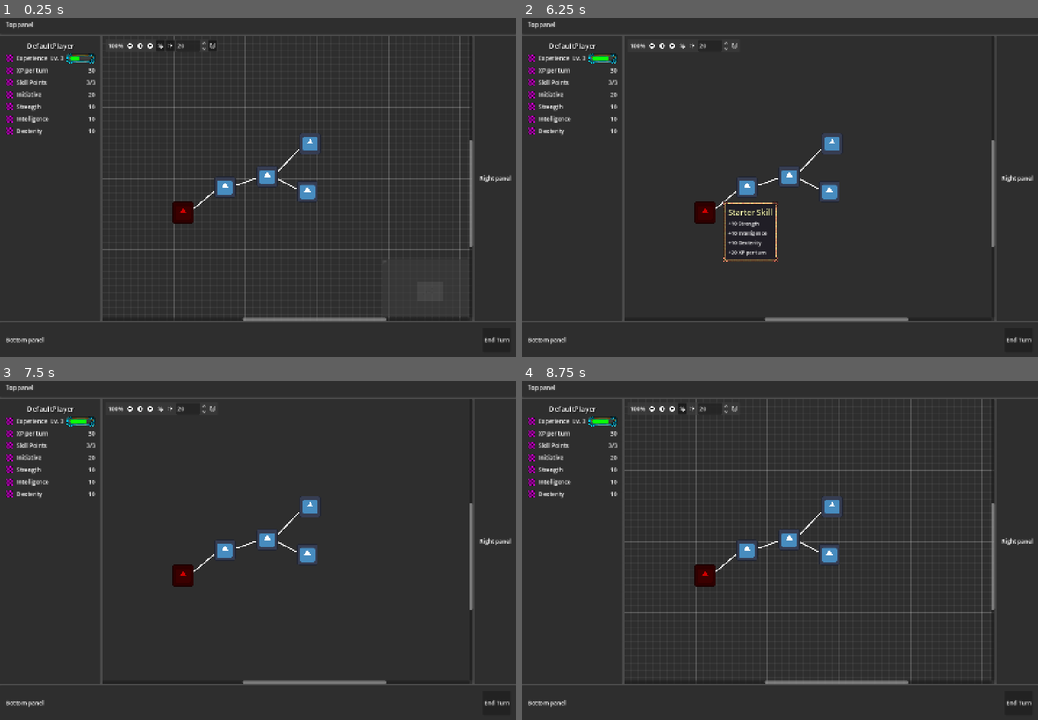
Above: before the commit, frames 1-4 (two rows, left to right).
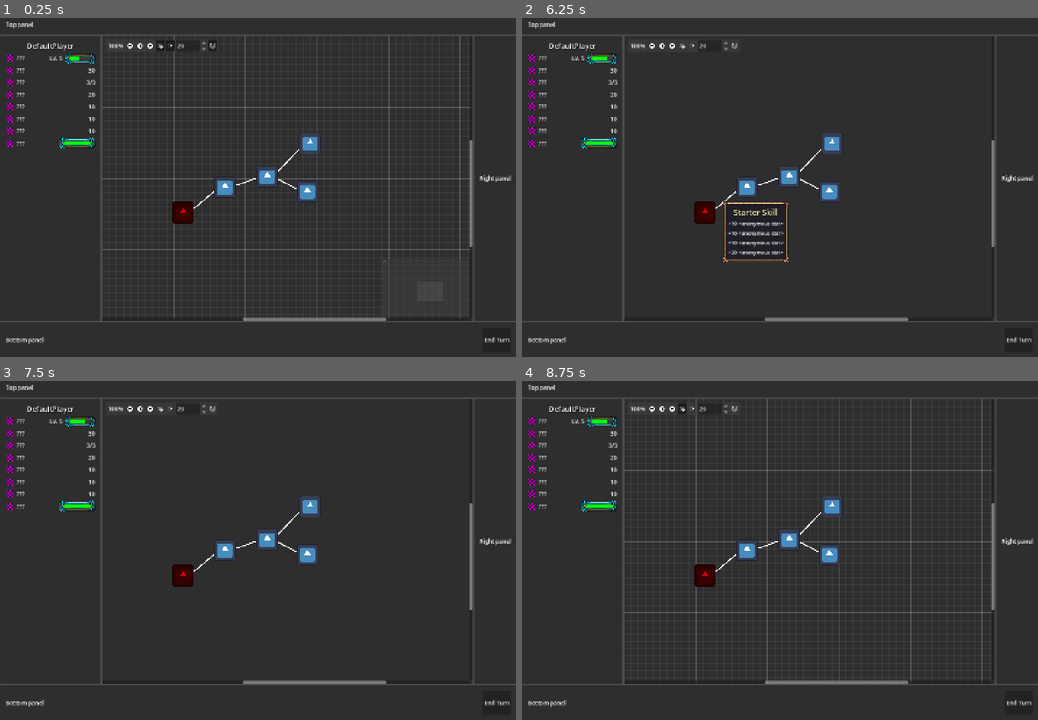
Above: after the commit, the same moments.

Repository: Koaieus/skill-tree-of-life
Game: Godot game, scene res://main.tscn
The game is run twice, just before and just after one commit, with the same random seed, the same clock (stepped at 60 frames per second) and the same inputs. The engine's default icon, where the game draws it, is replaced by a stand-in: a white triangle on a blue panel in a dark square.
Inputs (mouse positions are in pixels of both pictures, inside the frame that each line leads up to):
- Up to frame 1 (0.25 s): no input
- Up to frame 2 (6.25 s): click (702, 211) at 0.52 s; click (651, 45) at 1.25 s; click (671, 45) at 2 s; click (681, 45) at 2.75 s; click (692, 45) at 3.5 s; click (733, 45) at 4.25 s; click "End Turn" at 5 s; click (702, 211) at 5.77 s
- Up to frame 3 (7.5 s): click (129, 408) at 6.5 s; click (149, 408) at 7.25 s
- Up to frame 4 (8.75 s): click (681, 408) at 8 s

The runs differ from the first frame. In frame 1, 0.7% of the frame differs, in the area x 1-19%, y 10-39%; in frame 2, 1.2%, in the area x 1-52%, y 10-72%; in frame 3, 0.7%; in frame 4, 0.7%.

Commit message:
Added DeferOnce autoload, health pool stat etc

Diff:
--- a/game.tscn
+++ b/autoload/game.tscn
@@ -1,6 +1,6 @@
 [gd_scene load_steps=2 format=3 uid="uid://by4rv2dgkjkev"]
 
-[ext_resource type="Script" uid="uid://bvytjccoxn05h" path="res://game.gd" id="1_80nbo"]
+[ext_resource type="Script" uid="uid://bvytjccoxn05h" path="res://autoload/game.gd" id="1_80nbo"]
 
 [node name="Game" type="Node"]
 script = ExtResource("1_80nbo")
--- a/stat_system/metadata/stat_metadata_repository.gd
+++ b/autoload/stat_metadata_repository.gd
@@ -1,7 +1,7 @@
 @tool
 extends Node
 
-var FALLBACK_METADATA: StatMetaData = preload('res://stat_system/fallback_metadata.tres')
+var FALLBACK_METADATA: StatMetaData = preload('res://stat_system/metadata/fallback_metadata.tres')
 
 @export var repository: Dictionary[GDScript, StatMetaData] = {}
 
@@ -13,8 +13,6 @@
 
 @export_tool_button('Populate keys') var button = populate_repository_keys
 
-func _ready() -> void:
-	print('StatMetaDataRepository READY: %s entries' % [len(repository)])
 
 func get_by_key(key: GDScript) -> StatMetaData:
 	if not key:
--- /dev/null
+++ b/autoload/stat_metadata_repository.tscn
@@ -0,0 +1,6 @@
+[gd_scene load_steps=2 format=3 uid="uid://b0i5wlc44yt47"]
+
+[ext_resource type="Script" uid="uid://bt440sdyvbrvg" path="res://autoload/stat_metadata_repository.gd" id="1_bcx1n"]
+
+[node name="StatMetadataRepository" type="Node"]
+script = ExtResource("1_bcx1n")
--- a/graph/turn_manager.gd
+++ b/autoload/turn_manager.gd
@@ -29,7 +29,7 @@
 func _get_ready_entities() -> Array[TreeEntity]:
 	var ready: Array[TreeEntity] = []
 	for entity: TreeEntity in _get_all_active_entities():
-		if entity._stats._stats.initiative.progress >= 100:
+		if entity.stats.initiative.progress >= 100:
 			ready.append(entity)
 	return ready
 
--- a/graph/turn_manager.tscn
+++ b/autoload/turn_manager.tscn
@@ -1,6 +1,6 @@
 [gd_scene load_steps=2 format=3 uid="uid://blggy3l3728dn"]
 
-[ext_resource type="Script" uid="uid://b3k0fie808t5c" path="res://graph/turn_manager.gd" id="1_k4nb4"]
+[ext_resource type="Script" uid="uid://b3k0fie808t5c" path="res://autoload/turn_manager.gd" id="1_k4nb4"]
 
 [node name="TurnManager" type="Node"]
 script = ExtResource("1_k4nb4")
--- a/entity_stats.tres
+++ b/entity_stats.tres
@@ -34,7 +34,7 @@
 script = ExtResource("4_rbymh")
 max = SubResource("Resource_ivps1")
 min = SubResource("Resource_urp6f")
-default_value = 123
+default_value = 0
 level = 1
 metadata/_custom_type_script = "uid://csk0gjg3lplwk"
 
--- a/graph/tree_graph.tscn
+++ b/graph/tree_graph.tscn
@@ -2,7 +2,7 @@
 
 [ext_resource type="Script" uid="uid://dnl6no1h6mn5p" path="res://graph/tree_graph.gd" id="1_0sg4w"]
 [ext_resource type="PackedScene" uid="uid://bgj1th7lida6y" path="res://graph/navigator.tscn" id="2_kkew0"]
-[ext_resource type="PackedScene" uid="uid://blggy3l3728dn" path="res://graph/turn_manager.tscn" id="3_skosc"]
+[ext_resource type="PackedScene" uid="uid://blggy3l3728dn" path="res://autoload/turn_manager.tscn" id="3_skosc"]
 
 [node name="TreeGraph" type="GraphEdit"]
 anchors_preset = 15
--- a/gui/stats_panel/row/stat_row.gd
+++ b/gui/stats_panel/row/stat_row.gd
@@ -23,7 +23,7 @@
 func _get_display_value_from_stat() -> String:
 	return stat.display_value()
 
-func compute() -> void:
+func _compute() -> void:
 	if not stat:
 		return
 	value_display = _get_display_value_from_stat()
--- a/gui/stats_panel/row/stat_row_bar.gd
+++ b/gui/stats_panel/row/stat_row_bar.gd
@@ -4,9 +4,7 @@
 @onready var label_value: Label = $LabelValue
 @onready var progress_bar: DecoratedProgressBar = %ProgressBar
 
-func compute() -> void:
-	if not is_node_ready():
-		return
+func _compute() -> void:
 	if "level" in stat:
 		label_value.text = "Lv. %s" % stat.level
 	else:
--- a/gui/stats_panel/row/stat_row_base.gd
+++ b/gui/stats_panel/row/stat_row_base.gd
@@ -58,12 +58,15 @@
 
 ## Update this row according to current stat properties
 func compute() -> void:
+	DeferOnce.defer_once(_compute)
+
+func _compute() -> void:
 	pass
 
 # Called when the node enters the scene tree for the first time.
 func _ready() -> void:
 	initialize_binding()
-	#Game.game_ready.connect(func(): Game.turn_manager.ticked.connect(compute))
+	compute()
 
 # Called every frame. 'delta' is the elapsed time since the previous frame.
 func _process(delta: float) -> void:
--- a/gui/stats_panel/stats_panel.gd
+++ b/gui/stats_panel/stats_panel.gd
@@ -35,7 +35,7 @@
 	if not player._stats:
 		return
 	var stat_manager: StatsManager = player._stats
-	for stat in stat_manager.stats.get_stats():
+	for stat in stat_manager.stats.get_stats(true):
 		#print('Generating row for %s...' % stat.name)
 		var row := stat._generate_row(stat_manager)
 		%StatsList.add_child(row)
--- a/player.tscn
+++ b/player.tscn
@@ -9,6 +9,7 @@
 [ext_resource type="Script" uid="uid://l4jhxvsxrrvy" path="res://stat_system/computed/int_stat.gd" id="6_ivps1"]
 [ext_resource type="Script" uid="uid://csk0gjg3lplwk" path="res://stats/list/exp_stat.gd" id="6_nvl01"]
 [ext_resource type="Script" uid="uid://b2ju8klaorw55" path="res://stats/list/exp_gain_stat.gd" id="6_urp6f"]
+[ext_resource type="Script" uid="uid://c6qg1flohao7i" path="res://stats/list/health_pool_stat.gd" id="7_bwjto"]
 [ext_resource type="Script" uid="uid://cyj1ab3s8eihp" path="res://stat_system/computed/bool_stat.gd" id="7_n7ghd"]
 [ext_resource type="Script" uid="uid://0ot8vtmgh6iq" path="res://stats/list/skill_point_pool_stat.gd" id="7_urp6f"]
 [ext_resource type="Script" uid="uid://cehpx155ql87x" path="res://stats/list/str_stat.gd" id="8_bwjto"]
@@ -38,7 +39,7 @@
 max = SubResource("Resource_ivps1")
 min = SubResource("Resource_urp6f")
 default_value = 200
-level = -1
+level = 1
 metadata/_custom_type_script = "uid://csk0gjg3lplwk"
 
 [sub_resource type="Resource" id="Resource_u1c27"]
@@ -47,6 +48,28 @@
 current_value = 10
 stat_modifiers = Array[ExtResource("4_b26j0")]([])
 metadata/_custom_type_script = "uid://b2ju8klaorw55"
+
+[sub_resource type="Resource" id="Resource_cyjpu"]
+script = ExtResource("6_ivps1")
+default_value = 10
+current_value = 0
+stat_modifiers = Array[ExtResource("4_b26j0")]([])
+metadata/_custom_type_script = "uid://l4jhxvsxrrvy"
+
+[sub_resource type="Resource" id="Resource_5ltq4"]
+script = ExtResource("6_ivps1")
+default_value = 0
+current_value = 0
+stat_modifiers = Array[ExtResource("4_b26j0")]([])
+metadata/_custom_type_script = "uid://l4jhxvsxrrvy"
+
+[sub_resource type="Resource" id="Resource_dx0e4"]
+script = ExtResource("7_bwjto")
+current_value = 0
+max = SubResource("Resource_cyjpu")
+min = SubResource("Resource_5ltq4")
+default_value = -1
+metadata/_custom_type_script = "uid://c6qg1flohao7i"
 
 [sub_resource type="Resource" id="Resource_pylmc"]
 script = ExtResource("10_606se")
@@ -109,6 +132,7 @@
 strength = SubResource("Resource_7ahtn")
 intelligence = SubResource("Resource_pbfsw")
 dexterity = SubResource("Resource_bwjto")
+health = SubResource("Resource_dx0e4")
 metadata/_custom_type_script = "uid://1p5k05vwjaf2"
 
 [node name="Player" type="Node" groups=["entities", "players"]]
--- a/project.godot
+++ b/project.godot
@@ -17,9 +17,10 @@
 
 [autoload]
 
-StatMetaDataRepository="*res://stat_system/metadata/stat_metadata_repository.tscn"
-Skills="*res://skills.tscn"
-Game="*res://game.tscn"
+StatMetaDataRepository="*res://autoload/stat_metadata_repository.tscn"
+DeferOnce="*res://utils/defer_once.tscn"
+Skills="res://skills.tscn"
+Game="*res://autoload/game.tscn"
 
 [display]
 
--- a/stat_system/aggregated/pool/_pool_stat.gd
+++ b/stat_system/aggregated/pool/_pool_stat.gd
@@ -30,6 +30,9 @@
 
 
 func initialize() -> void:
+	DeferOnce.defer_once(_initialize)
+
+func _initialize() -> void:
 	if base_value == -1:
 		base_value = _max.value
 
--- a/stat_system/computed/_computed_stat.gd
+++ b/stat_system/computed/_computed_stat.gd
@@ -14,6 +14,9 @@
 
 # (Re-)compute the computed value
 func compute() -> void:
+	DeferOnce.defer_once(_compute)
+
+func _compute() -> void:
 	print('>> Computing stat "%s"' % name)
 	# Save current value as previous
 	var previous = _value
@@ -80,13 +83,13 @@
 		stat_modifier.apply_count_changed.disconnect(compute)
 
 	stat_modifiers.clear()
-	compute()
+	_compute()
 
 func _on_after_modifier_application(value):
 	return value
 
 func _on_base_value_changed(new_value, old_value):
-	compute()
+	_compute()
 
 #endregion
 
--- a/stat_system/computed/_number_stat.gd
+++ b/stat_system/computed/_number_stat.gd
@@ -7,7 +7,7 @@
 var _multiplier: float = 1.0
 
 
-func compute() -> void:
+func _compute() -> void:
 	#if not StatMetaDataRepository.has_method("get_metadata"):
 		#return
 	#if base_value == null:
--- a/stat_system/fallback_metadata.tres
+++ /dev/null
@@ -1,11 +0,0 @@
-[gd_resource type="Resource" script_class="StatMetaData" load_steps=2 format=3 uid="uid://ofwrba3yajmh"]
-
-[ext_resource type="Script" uid="uid://c2lhfevy5egoo" path="res://stat_system/metadata/stat_metadata.gd" id="1_em16l"]
-
-[resource]
-resource_name = "StatMetadataFallback"
-script = ExtResource("1_em16l")
-name = "max"
-abbreviation = "max"
-description = "max of xp"
-metadata/_custom_type_script = "uid://c2lhfevy5egoo"
--- /dev/null
+++ b/stat_system/metadata/fallback_metadata.tres
@@ -0,0 +1,12 @@
+[gd_resource type="Resource" script_class="StatMetaData" load_steps=2 format=3 uid="uid://ofwrba3yajmh"]
+
+[ext_resource type="Script" uid="uid://c2lhfevy5egoo" path="res://stat_system/metadata/stat_metadata.gd" id="1_32dlt"]
+
+[resource]
+resource_name = "StatMetadataFallback"
+script = ExtResource("1_32dlt")
+name = "<anonymous stat>"
+abbreviation = "???"
+description = ""
+order = 999
+metadata/_custom_type_script = "uid://c2lhfevy5egoo"
--- a/stat_system/metadata/stat_metadata.gd
+++ b/stat_system/metadata/stat_metadata.gd
@@ -9,3 +9,6 @@
 
 ## Description of a stat
 @export_multiline var description: String = ''
+
+## Ordering amongst stats
+@export var order: int = 100
--- a/stat_system/metadata/stat_metadata_repository.tscn
+++ /dev/null
@@ -1,68 +0,0 @@
-[gd_scene load_steps=19 format=3 uid="uid://b0i5wlc44yt47"]
-
-[ext_resource type="Script" uid="uid://bt440sdyvbrvg" path="res://stat_system/metadata/stat_metadata_repository.gd" id="1_avqgv"]
-[ext_resource type="Script" uid="uid://c2lhfevy5egoo" path="res://stat_system/metadata/stat_metadata.gd" id="2_riiv7"]
-[ext_resource type="Script" uid="uid://gj017hef4u2b" path="res://stats/list/dex_stat.gd" id="3_5qbi4"]
-[ext_resource type="Script" uid="uid://b2ju8klaorw55" path="res://stats/list/exp_gain_stat.gd" id="4_mmwlt"]
-[ext_resource type="Script" uid="uid://csk0gjg3lplwk" path="res://stats/list/exp_stat.gd" id="5_7cvnm"]
-[ext_resource type="Script" uid="uid://chokoff1ki83w" path="res://stats/list/int_stat.gd" id="6_5vj6n"]
-[ext_resource type="Script" uid="uid://0ot8vtmgh6iq" path="res://stats/list/skill_point_pool_stat.gd" id="7_fsg3h"]
-[ext_resource type="Script" uid="uid://cehpx155ql87x" path="res://stats/list/str_stat.gd" id="8_4o73w"]
-[ext_resource type="Script" uid="uid://6riwuf1wd78b" path="res://stat_system/stat.gd" id="9_5qbi4"]
-[ext_resource type="Resource" uid="uid://ofwrba3yajmh" path="res://stat_system/fallback_metadata.tres" id="10_mmwlt"]
-[ext_resource type="Script" uid="uid://bsee5glpbl28n" path="res://stats/list/initiative_stat.gd" id="11_7cvnm"]
-
-[sub_resource type="Resource" id="Resource_puvpd"]
-script = ExtResource("2_riiv7")
-name = "Dexterity"
-abbreviation = "dex"
-description = ""
-
-[sub_resource type="Resource" id="Resource_gc5a2"]
-script = ExtResource("2_riiv7")
-name = "XP per turn"
-abbreviation = "XP/turn"
-description = ""
-
-[sub_resource type="Resource" id="Resource_eabwa"]
-script = ExtResource("2_riiv7")
-name = "Experience"
-abbreviation = "XP"
-description = ""
-
-[sub_resource type="Resource" id="Resource_5c8x6"]
-script = ExtResource("2_riiv7")
-name = "Intelligence"
-abbreviation = "INT"
-description = "Big smort"
-
-[sub_resource type="Resource" id="Resource_af5ne"]
-script = ExtResource("2_riiv7")
-name = "Skill Points"
-abbreviation = "SkillPts"
-description = ""
-
-[sub_resource type="Resource" id="Resource_ujh0h"]
-script = ExtResource("2_riiv7")
-name = "Strength"
-abbreviation = "STR"
-description = "Big Strong"
-
-[sub_resource type="Resource" id="Resource_5vj6n"]
-script = ExtResource("2_riiv7")
-name = "Initiative"
-abbreviation = "INIT"
-description = "How quickly an entity can take a turn"
-
-[node name="StatMetadataRepository" type="Node"]
-script = ExtResource("1_avqgv")
-repository = Dictionary[GDScript, ExtResource("2_riiv7")]({
-ExtResource("3_5qbi4"): SubResource("Resource_puvpd"),
-ExtResource("4_mmwlt"): SubResource("Resource_gc5a2"),
-ExtResource("5_7cvnm"): SubResource("Resource_eabwa"),
-ExtResource("6_5vj6n"): SubResource("Resource_5c8x6"),
-ExtResource("7_fsg3h"): SubResource("Resource_af5ne"),
-ExtResource("8_4o73w"): SubResource("Resource_ujh0h"),
-ExtResource("9_5qbi4"): ExtResource("10_mmwlt"),
-ExtResource("11_7cvnm"): SubResource("Resource_5vj6n")
-})
--- a/stat_system/stat.gd
+++ b/stat_system/stat.gd
@@ -43,7 +43,7 @@
 ## Static metadata cache var
 static var _meta: StatMetaData = null
 
-var FALLBACK: StatMetaData = preload("res://stat_system/fallback_metadata.tres")
+var FALLBACK: StatMetaData = preload("res://stat_system/metadata/fallback_metadata.tres")
 
 ## MetaData descriptor (readonly)
 var meta: StatMetaData = null:
@@ -89,7 +89,7 @@
 	#print('Setting stat key to %s' % get_key())
 	row.stat_key = get_key()
 	#print('Setting stat text display to %s' % name)
-	row.text_display = name
+	row.text_display = abbreviation
 	#row.value_display = "%s" % [display_value()]
 	#print('Final settings: %s %s %s %s' % [row.stat_manager, row.stat_key, row.text_display, row.value_display])
 	return row
--- a/stat_system/stats.gd
+++ b/stat_system/stats.gd
@@ -51,9 +51,14 @@
 	return new_map
 
 ## Get the look up table as an array
-func get_stats() -> Array[Stat]:
+func get_stats(sorted: bool = false) -> Array[Stat]:
 	var array: Array[Stat]
 	array.assign(map.values())
+	if sorted:
+		array.sort_custom(
+			func(a: Stat, b: Stat):
+				return StatMetaDataRepository.get_by_key(a.get_key()).order < StatMetaDataRepository.get_by_key(b.get_key()).order
+		)
 	return array
 
 ## Get a specific stat by it's key
--- a/stats/entity_stats.gd
+++ b/stats/entity_stats.gd
@@ -9,7 +9,12 @@
 @export_group('Initiative')
 @export var initiative: InitiativeStat = InitiativeStat.new()
 
-@export_group('Battle stats')
+@export_group('Attributes')
 @export var strength: StrengthStat = StrengthStat.new(0)
 @export var intelligence: IntelligenceStat = IntelligenceStat.new(0)
 @export var dexterity: DexterityStat = DexterityStat.new(0)
+
+@export_group('Defensive stats')
+@export var health: HealthPoolStat = HealthPoolStat.new()
+
+@export_group('Offensive stats')
--- /dev/null
+++ b/stats/list/health_pool_stat.gd
@@ -0,0 +1,9 @@
+extends IntPoolStat
+class_name HealthPoolStat
+
+
+const STAT_ROW_BAR = preload("res://gui/stats_panel/row/stat_row_bar.tscn")
+
+
+func _get_stat_row_resource():
+	return STAT_ROW_BAR
--- a/tree_entity.tscn
+++ b/tree_entity.tscn
@@ -12,6 +12,7 @@
 [ext_resource type="Script" uid="uid://0ot8vtmgh6iq" path="res://stats/list/skill_point_pool_stat.gd" id="7_y7a68"]
 [ext_resource type="Script" uid="uid://bsee5glpbl28n" path="res://stats/list/initiative_stat.gd" id="8_1rubt"]
 [ext_resource type="Script" uid="uid://cehpx155ql87x" path="res://stats/list/str_stat.gd" id="8_5ha82"]
+[ext_resource type="Script" uid="uid://c6qg1flohao7i" path="res://stats/list/health_pool_stat.gd" id="8_nihcs"]
 [ext_resource type="Script" uid="uid://cyj1ab3s8eihp" path="res://stat_system/computed/bool_stat.gd" id="11_nihcs"]
 
 [sub_resource type="Resource" id="Resource_606se"]
@@ -47,6 +48,28 @@
 current_value = 10
 stat_modifiers = Array[ExtResource("4_au033")]([])
 metadata/_custom_type_script = "uid://b2ju8klaorw55"
+
+[sub_resource type="Resource" id="Resource_cyjpu"]
+script = ExtResource("6_au033")
+default_value = 10
+current_value = 0
+stat_modifiers = Array[ExtResource("4_au033")]([])
+metadata/_custom_type_script = "uid://l4jhxvsxrrvy"
+
+[sub_resource type="Resource" id="Resource_5ltq4"]
+script = ExtResource("6_au033")
+default_value = 0
+current_value = 0
+stat_modifiers = Array[ExtResource("4_au033")]([])
+metadata/_custom_type_script = "uid://l4jhxvsxrrvy"
+
+[sub_resource type="Resource" id="Resource_xmq2q"]
+script = ExtResource("8_nihcs")
+current_value = 0
+max = SubResource("Resource_cyjpu")
+min = SubResource("Resource_5ltq4")
+default_value = -1
+metadata/_custom_type_script = "uid://c6qg1flohao7i"
 
 [sub_resource type="Resource" id="Resource_5tmop"]
 script = ExtResource("8_1rubt")
@@ -109,6 +132,7 @@
 strength = SubResource("Resource_pbfsw")
 intelligence = SubResource("Resource_u1c27")
 dexterity = SubResource("Resource_606se")
+health = SubResource("Resource_xmq2q")
 metadata/_custom_type_script = "uid://1p5k05vwjaf2"
 
 [node name="TreeEntity" type="Node" groups=["entities"]]
--- /dev/null
+++ b/utils/defer_once.gd
@@ -0,0 +1,27 @@
+extends Node
+class_name DeferOnceUtil
+
+## Global "defer once per frame" helper.
+## Usage:
+##   DeferOnce.defer_once(Callable(target, "method_name"))
+
+static var _pending_methods: Dictionary = {}
+static var _flush_queued: bool = false
+
+static func defer_once(callable: Callable) -> void:
+	if not _flush_queued:
+		_flush_queued = true
+		_flush.call_deferred()
+
+	_pending_methods[callable] = true
+
+
+static func _flush() -> void:
+	for callable in _pending_methods.keys():
+		if callable.is_valid():
+			callable.call()
+		else:
+			push_warning("DeferredOnce: Invalid callable skipped")
+
+	_pending_methods.clear()
+	_flush_queued = false
--- /dev/null
+++ b/utils/defer_once.tscn
@@ -0,0 +1,6 @@
+[gd_scene load_steps=2 format=3 uid="uid://c7fdagkm33r61"]
+
+[ext_resource type="Script" uid="uid://bveiq4bgu00o2" path="res://utils/defer_once.gd" id="1_mbepr"]
+
+[node name="DeferOnce" type="Node"]
+script = ExtResource("1_mbepr")
Renamed: game.gd -> autoload/game.gd
Renamed: game.gd.uid -> autoload/game.gd.uid
Renamed: stat_system/metadata/stat_metadata_repository.gd.uid -> autoload/stat_metadata_repository.gd.uid
Renamed: graph/turn_manager.gd.uid -> autoload/turn_manager.gd.uid
Not shown: 1 places in player.tscn that only renumber resources
Not shown, added: stats/list/health_pool_stat.gd.uid
Not shown: 1 places in tree_entity.tscn that only renumber resources
Not shown, added: utils/defer_once.gd.uid
